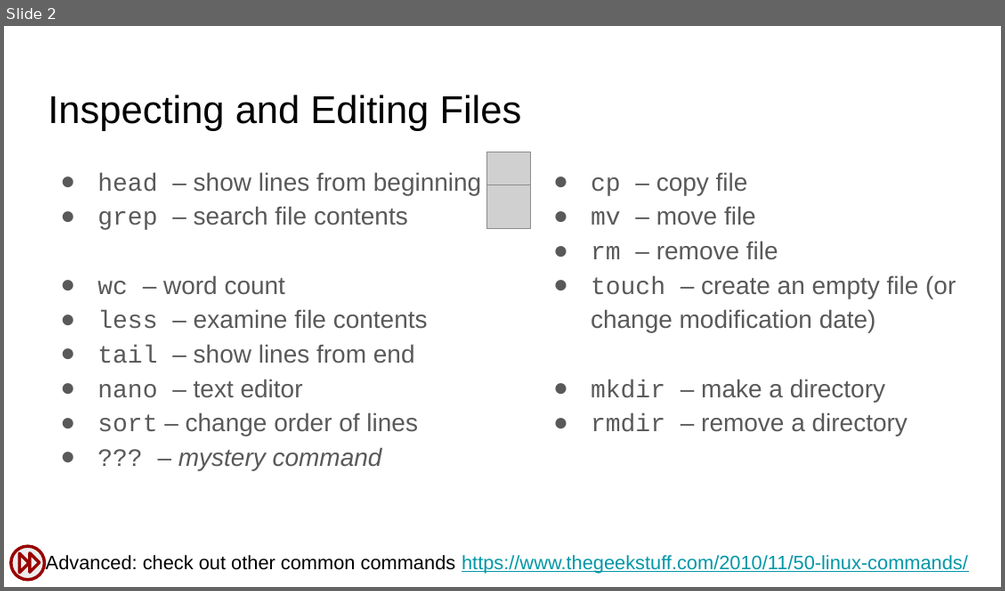
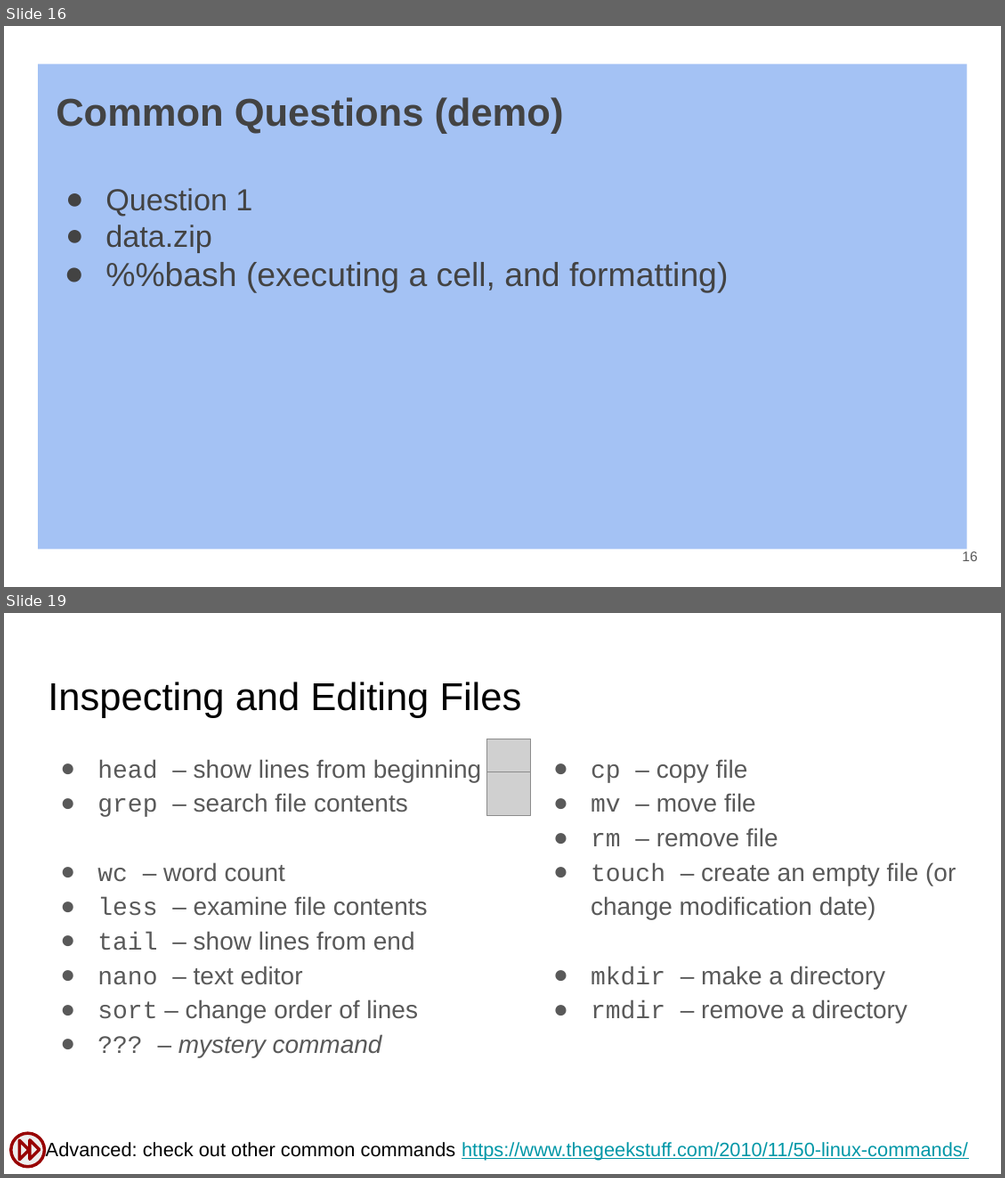
Before and after one commit to SuLab/Applied-Bioinformatics, a slide deck: Lectures/A1.b_Bash-redirections-pipes.pptx. Shown one above the other, each under a label of ours: slide 2 before the commit, slides 16 and 19 after it; the slides between them are not shown. The pictures are 1005x591 and 1005x1178 pixels, drawn with LibreOffice and Linux fonts; fonts in the diff are those of the drawing; grey boxes stand for pictures. Boxes give left, top, right and bottom in pixels: in the first picture for what was removed or moved away, otherwise in the second. Text is boxed around its words. In the diff, an @@ line names an element or a change of style, - is before the commit and + after.

```diff
--- a/Lectures/A1.b_Bash-redirections-pipes.pptx
+++ b/Lectures/A1.b_Bash-redirections-pipes.pptx
@@ slide 16 added at (x1=4, y1=26, x2=1001, y2=587), background #FFFFFF @@
@@ rectangle added at (x1=38, y1=64, x2=967, y2=549), fill #A4C2F4 @@
@@ title added at (x1=56, y1=97, x2=728, y2=293), 24 pt, text #434343 @@
+Common Questions (demo)
+● Question 1
+● data.zip
+● %%bash (executing a cell, and formatting)
@@ page number added at (x1=962, y1=551, x2=977, y2=561), 10 pt, text #595959 @@
+16
@@ what was slide 2 is now slide 19 @@
```
Also in this commit, not shown: 1 slide changed, 17 other slides added, 1 slide removed.
